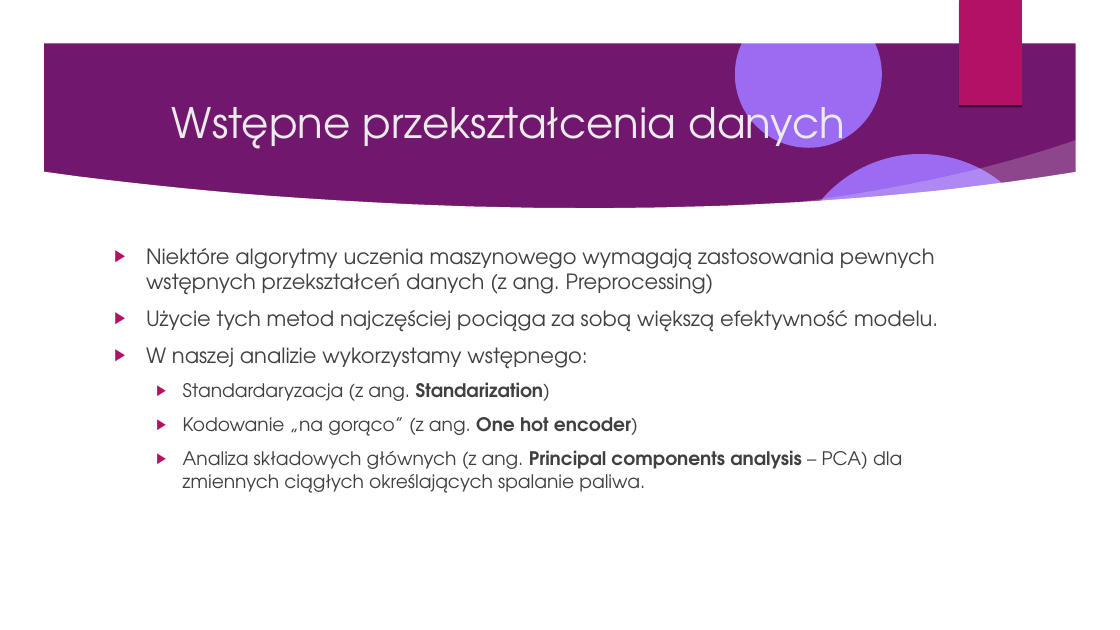
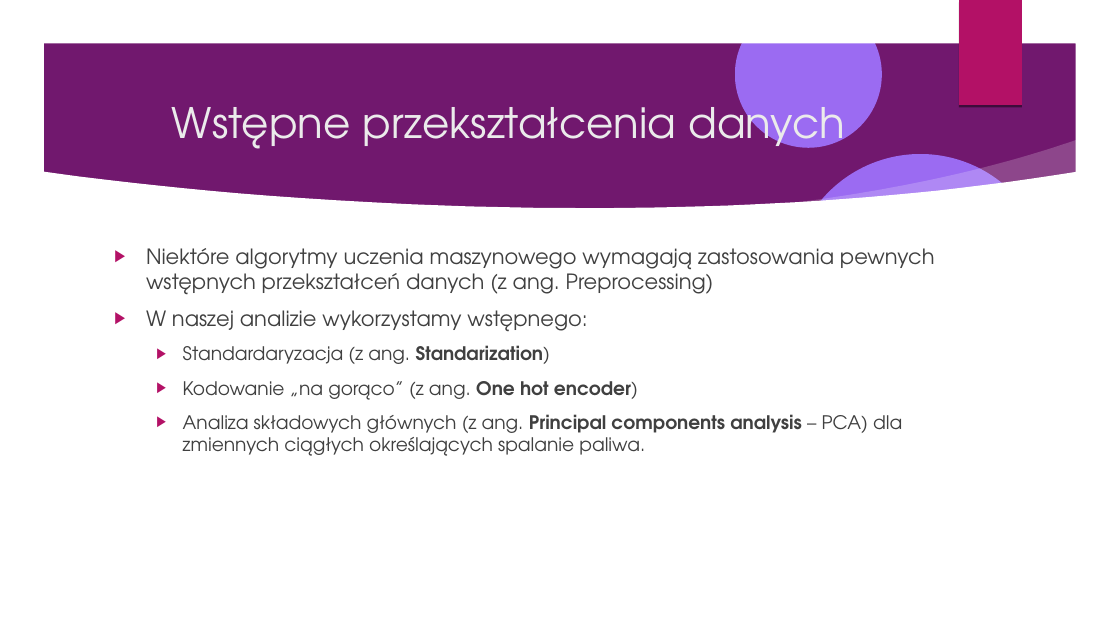
Before and after one commit to Pawel-Tomasz-Nowak/Scientific-collaboration, a slide deck: slide 28 of Prezentacje/prezentacja z ukrojonymi slajdami.odp. Drawn at 1120x630 pixels with LibreOffice and Linux fonts; fonts in the diff are those of the drawing; background and template pictures are left out. Boxes give left, top, right and bottom in pixels: in the first picture for what was removed or moved away, otherwise in the second. Text is boxed around its words. In the diff, an @@ line names an element or a change of style, - is before the commit and + after.

```diff
--- a/Prezentacje/prezentacja z ukrojonymi slajdami.odp
+++ b/Prezentacje/prezentacja z ukrojonymi slajdami.odp
@@ text at [146,310,938,332]: paragraph removed @@
-▶ Użycie tych metod najczęściej pociąga za sobą większą efektywność modelu.
```
Also in this commit, not shown: 24 other slides changed, 5 slides added, 11 slides removed, 3 other files.
